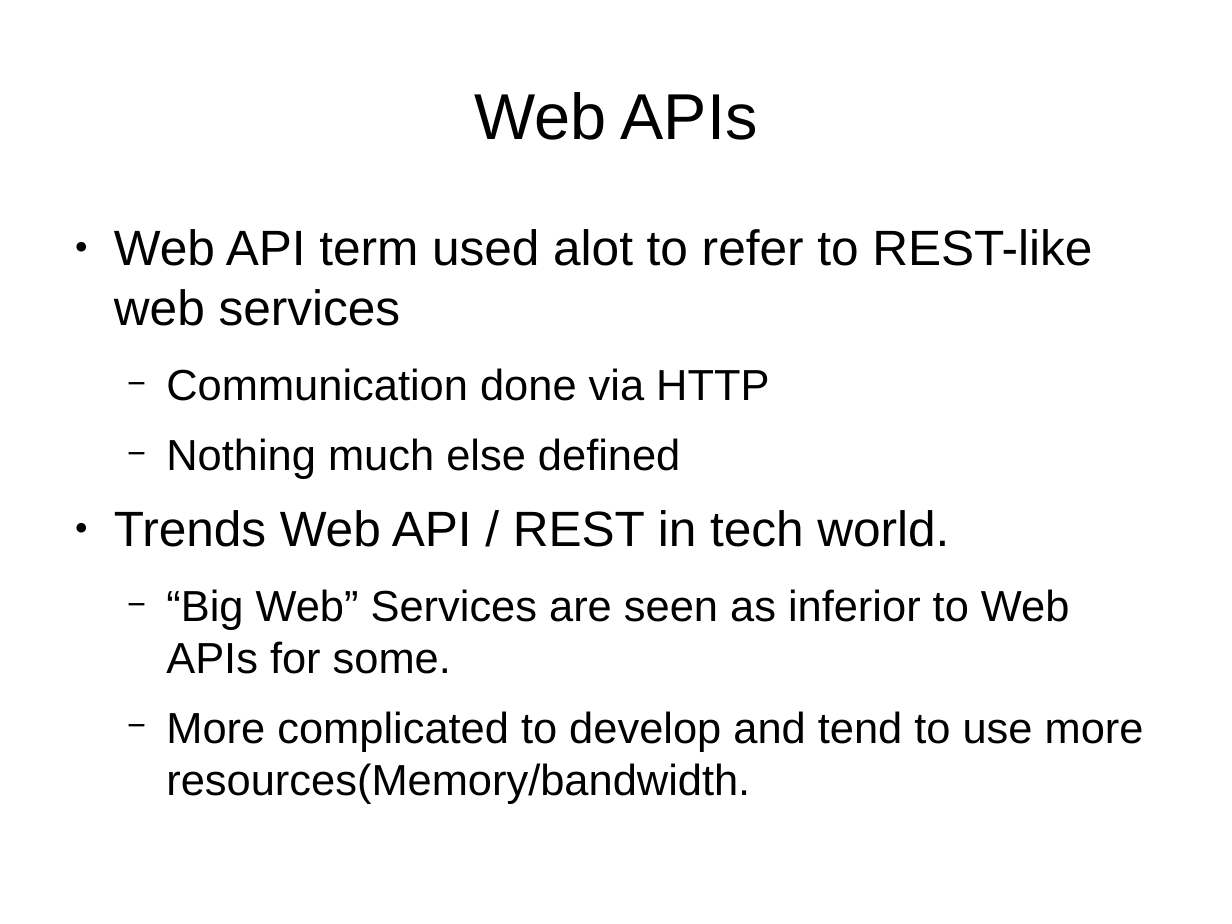
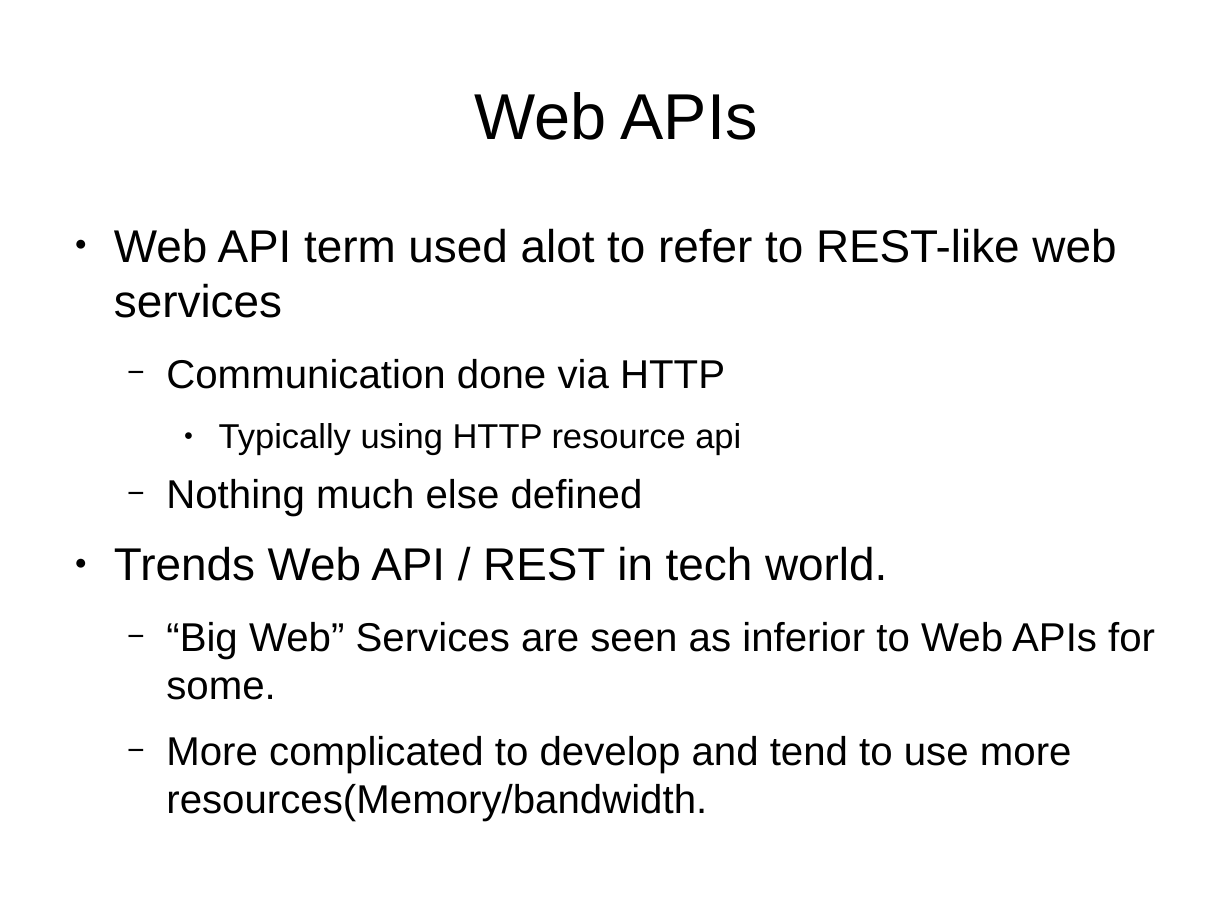
Before and after one commit to wit-computing/web-services-2016, a slide deck: slide 17 of topic01/talk-1/web-services-intro.odp. Drawn at 1232x924 pixels with LibreOffice and Linux fonts; fonts in the diff are those of the drawing. Boxes give left, top, right and bottom in pixels: in the first picture for what was removed or moved away, otherwise in the second. Text is boxed around its words. In the diff, an @@ line names an element or a change of style, - is before the commit and + after.

Commit message:
updated talk1

```diff
--- a/topic01/talk-1/web-services-intro.odp
+++ b/topic01/talk-1/web-services-intro.odp
@@ text at <box>114,228,1155,773</box>: size 32.2 to 29.8 pt in "Web API term used alot to refer ...", "Trends Web API / REST in tech ..."; size 28.2 to 26.1 pt in "Communication done via HTTP", "Nothing much else defined", "“Big Web” Services are seen as inferior ...", "More complicated to develop and tend to ..." @@
@@ text at <box>219,423,741,454</box>: paragraph added @@
+    ● Typically using HTTP resource api
```
Also in this commit, not shown: 2 slides added, 2 other files.
